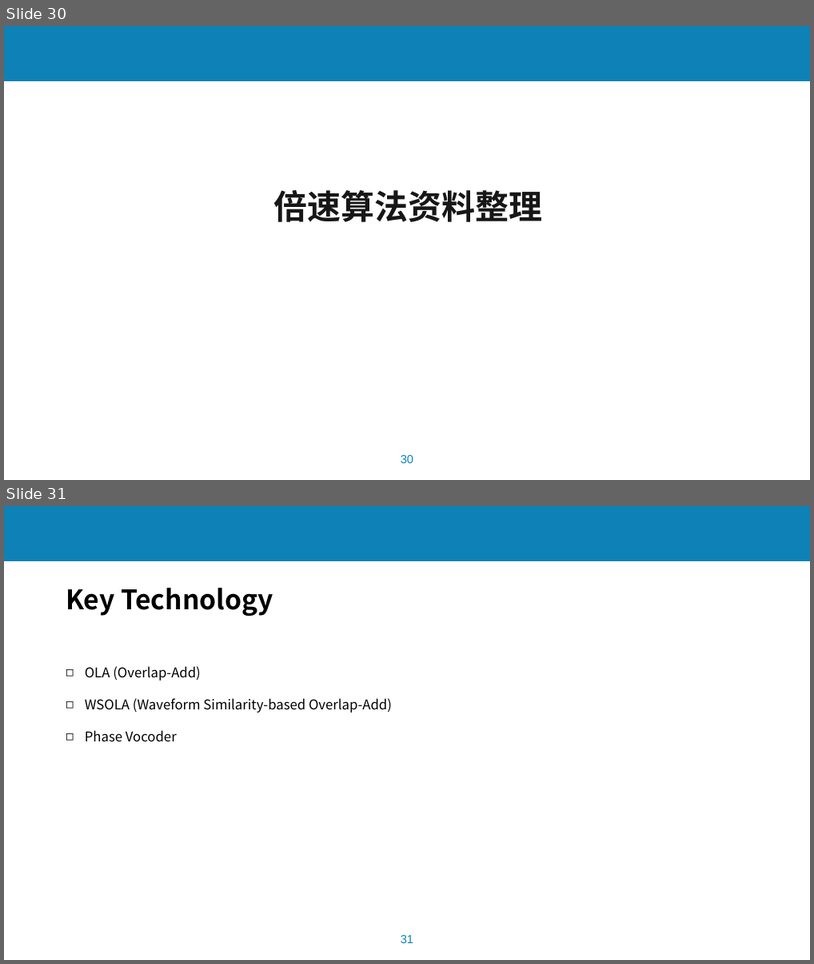
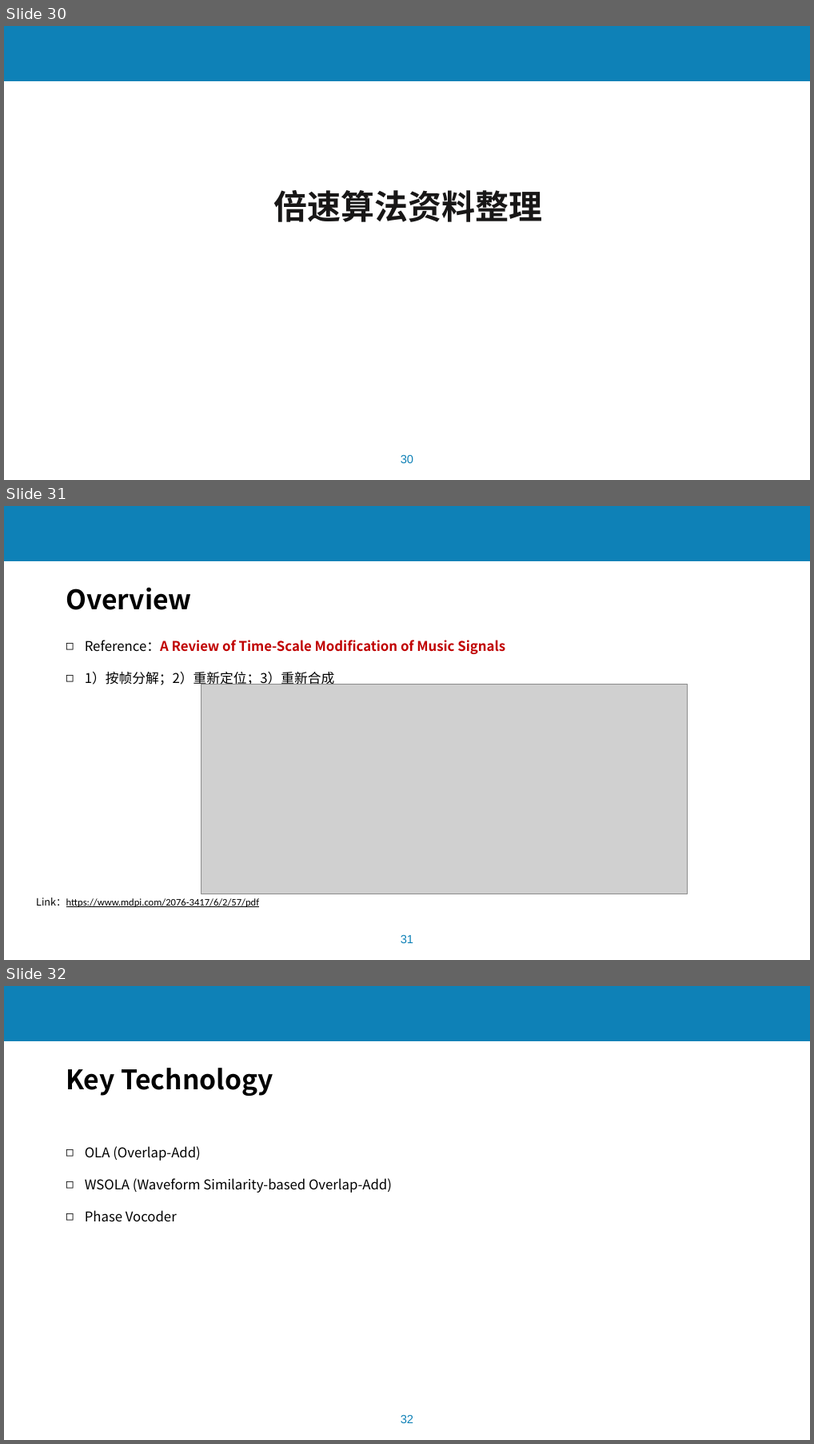
Before and after one commit to lchmoxing/audio_tsm_test, a slide deck: documents/基于音频预处理过程的语音识别系统攻击2.2.pptx. Shown one above the other, each under a label of ours: slides 30 and 31 before the commit, slides 30, 31 and 32 after it. The pictures are 814x964 and 814x1444 pixels, drawn with LibreOffice and Linux fonts; fonts in the diff are those of the drawing; grey boxes stand for pictures; background and template pictures are left out. Boxes give left, top, right and bottom in pixels: in the first picture for what was removed or moved away, otherwise in the second. Text is boxed around its words. In the diff, an @@ line names an element or a change of style, - is before the commit and + after.

```diff
--- a/documents/基于音频预处理过程的语音识别系统攻击2.2.pptx
+++ b/documents/基于音频预处理过程的语音识别系统攻击2.2.pptx
@@ slide 31 added at (4, 506, 810, 960), background #FFFFFF; not listed: 2 template elements that a slide beside it also shows @@
@@ text added at (66, 587, 192, 610), 32 pt, text #000000, bold @@
+Overview
@@ text added at (85, 640, 506, 687), 16 pt, text #C00000, bold @@
+◻ Reference：A Review of Time-Scale Modification of Music Signals
+◻ 1）按帧分解；2）重新定位；3）重新合成
@@ picture added at (201, 684, 687, 894) @@
@@ text added at (36, 897, 259, 907), 12 pt, text #000000, underline @@
+Link：https://www.mdpi.com/2076-3417/6/2/57/pdf
@@ what was slide 31 is now slide 32 @@
@@ page number at (401, 1414, 414, 1423): text changed @@
-31
+32
```
Also in this commit, not shown: 1 slide changed, 6 other slides added, 1 other file.
